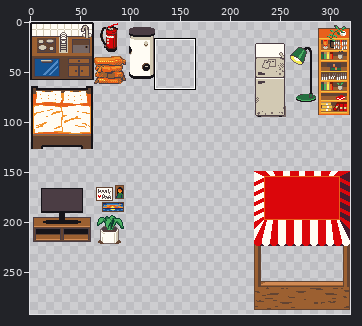
Pixel-art file: godot/res/sprites/tilesets/furniture.aseprite. The picture above shows the old version from afar; the outline marks the close-up.
Close-up. Before the edit:
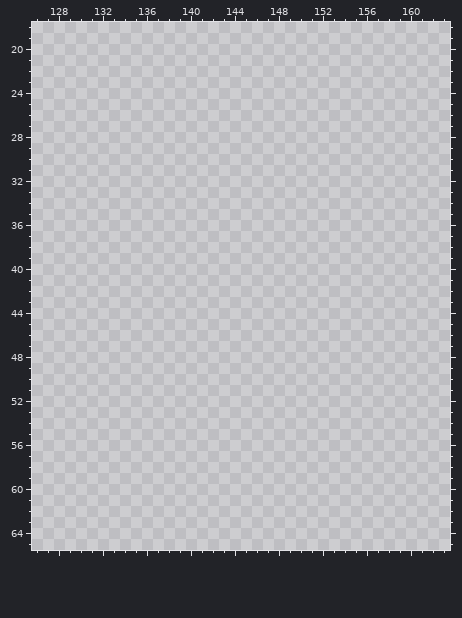
320x320 pixels, 1 frame. Shown: x 126..163, y 18..65. The wide view leaves out empty margins.
And afterwards:
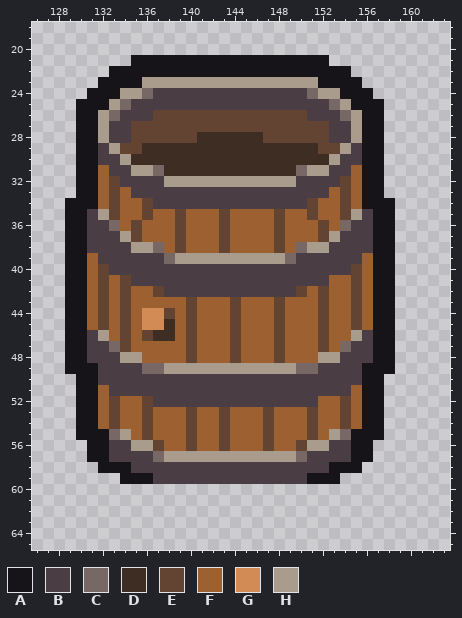
Palette (. is transparent): A #161419  B #4b3d44  C #776865  D #3e2d22  E #634432  F #9c6031  G #d28b55  H #a99c8d
Changes in this commit:
Layers "Outline", "Layer":
y 21: x 135..152 .................. -> AAAAAAAAAAAAAAAAAA
y 22: x 133..154 ...................... -> AAAAAAAAAAAAAAAAAAAAAA
y 23: x 132..155 ........................ -> AAAAHHHHHHHHHHHHHHHHAAAA
y 24: x 131..156 .......................... -> AAAHHCBBBBBBBBBBBBBBCHHAAA
y 25: x 130..157 ............................ -> AAAHCBBBBBBBBBBBBBBBBBBCHAAA
y 26: x 130..157 ............................ -> AAHCBBBEEEEEEEEEEEEEEBBBCHAA
y 27: x 130..157 ............................ -> AAHBBEEEEEEEEEEEEEEEEEEBBHAA
y 28: x 130..157 ............................ -> AAHBBEEEEEEDDDDDDEEEEEEBBHAA
y 29: x 130..157 ............................ -> AABHEEDDDDDDDDDDDDDDDDEEHBAA
y 30: x 130..157 ............................ -> AABBHDDDDDDDDDDDDDDDDDDHBBAA
y 31: x 130..157 ............................ -> AAFBBHHCDDDDDDDDDDDDCHHBBFAA
y 32: x 130..157 ............................ -> AAFEBBBBHHHHHHHHHHHHBBBBEFAA
y 33: x 130..157 ............................ -> AAFEFBBBBBBBBBBBBBBBBBBFEFAA
y 34: x 129..158 .............................. -> AAAFEFFEBBBBBBBBBBBBBBEFFEFAAA
y 35: x 129..158 .............................. -> AABHEFFEFFEFFFEFFFFEFFEFFEHBAA
y 36: x 129..158 .............................. -> AABBCFEFFFEFFFEFFFFEFFFEFCBBAA
y 37: x 129..158 .............................. -> AABBBHEFFFEFFFEFFFFEFFFEHBBBAA
y 38: x 129..158 .............................. -> AABBBBHHCFEFFFEFFFFEFCHHBBBBAA
y 39: x 129..158 .............................. -> AAFBBBBBBCHHHHHHHHHHCBBBBBBFAA
y 40: x 129..158 .............................. -> AAFEBBBBBBBBBBBBBBBBBBBBBBEFAA
y 41: x 129..158 .............................. -> AAFEFEBBBBBBBBBBBBBBBBBBFFEFAA
y 42: x 129..158 .............................. -> AAFEFEFFEBBBBBBBBBBBBEFEFFEFAA
y 43: x 129..158 .............................. -> AAFEFEFFFFFEFFFEFFFEFFFEFFEFAA
y 44: x 129..158 .............................. -> AAFEFEFGGEFEFFFEFFFEFFFEFFEFAA
y 45: x 129..158 .............................. -> AAFEFEFGGDFEFFFEFFFEFFFEFFEFAA
y 46: x 129..158 .............................. -> AABHFEFEDDFEFFFEFFFEFFFEFFHBAA
y 47: x 129..158 .............................. -> AABBCEFFFFFEFFFEFFFEFFFEFCBBAA
y 48: x 129..158 .............................. -> AABBBHHFFFFEFFFEFFFEFFFHHBBBAA
y 49: x 129..158 .............................. -> AAABBBBCCHHHHHHHHHHHHCCBBBBAAA
y 50: x 130..157 ............................ -> AABBBBBBBBBBBBBBBBBBBBBBBBAA
y 51: x 130..157 ............................ -> AAFBBBBBBBBBBBBBBBBBBBBBBFAA
y 52: x 130..157 ............................ -> AAFEFFEBBBBBBBBBBBBBBBFFEFAA
y 53..54: x 130..157 ............................ -> AAFEFFEFFFEFFEFFFEFFFEFFEFAA
y 55: x 130..157 ............................ -> AAACHFEFFFEFFEFFFEFFFEFHCAAA
y 56: x 131..156 .......................... -> AABBHHEFFEFFEFFFEFFEHHBBAA
y 57: x 131..156 .......................... -> AABBBBCHHHHHHHHHHHHCBBBBAA
y 58: x 132..155 ........................ -> AAABBBBBBBBBBBBBBBBBBAAA
y 59: x 134..153 .................... -> AAABBBBBBBBBBBBBBAAA
Pixel boxes of the changes (left, top, right, bottom) in both close-ups:
added: (65, 55, 395, 484)
